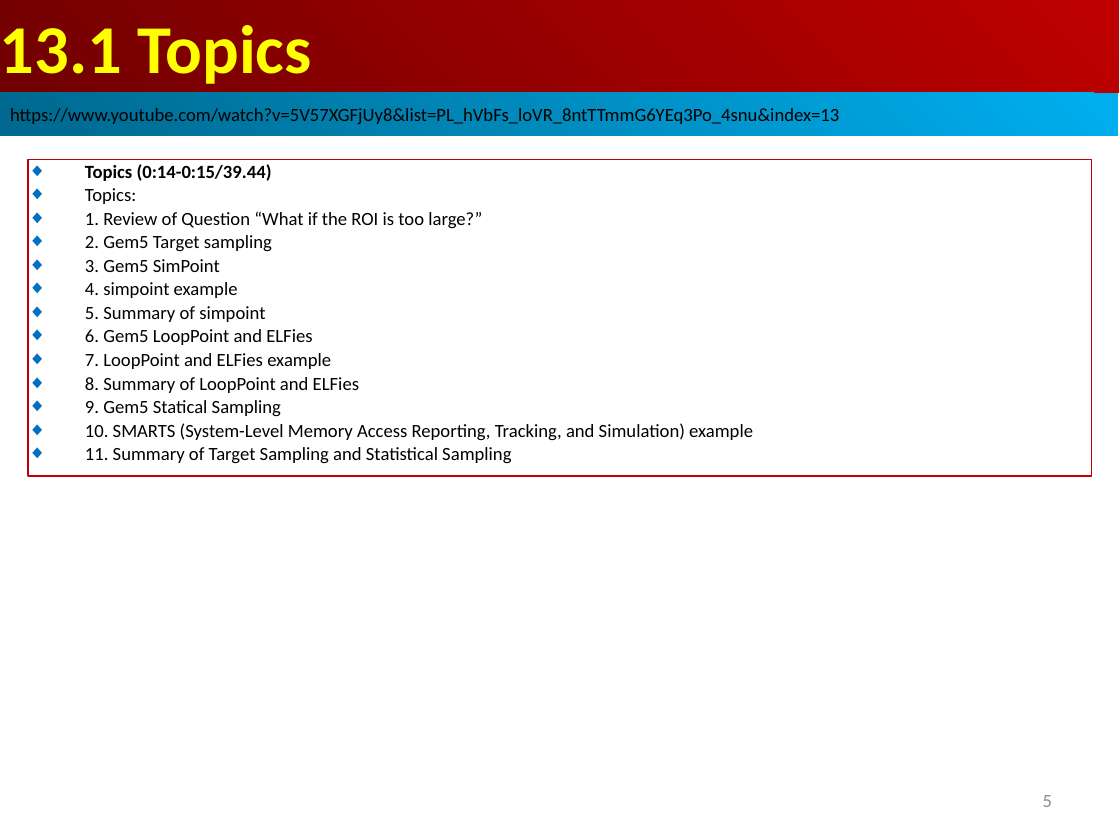
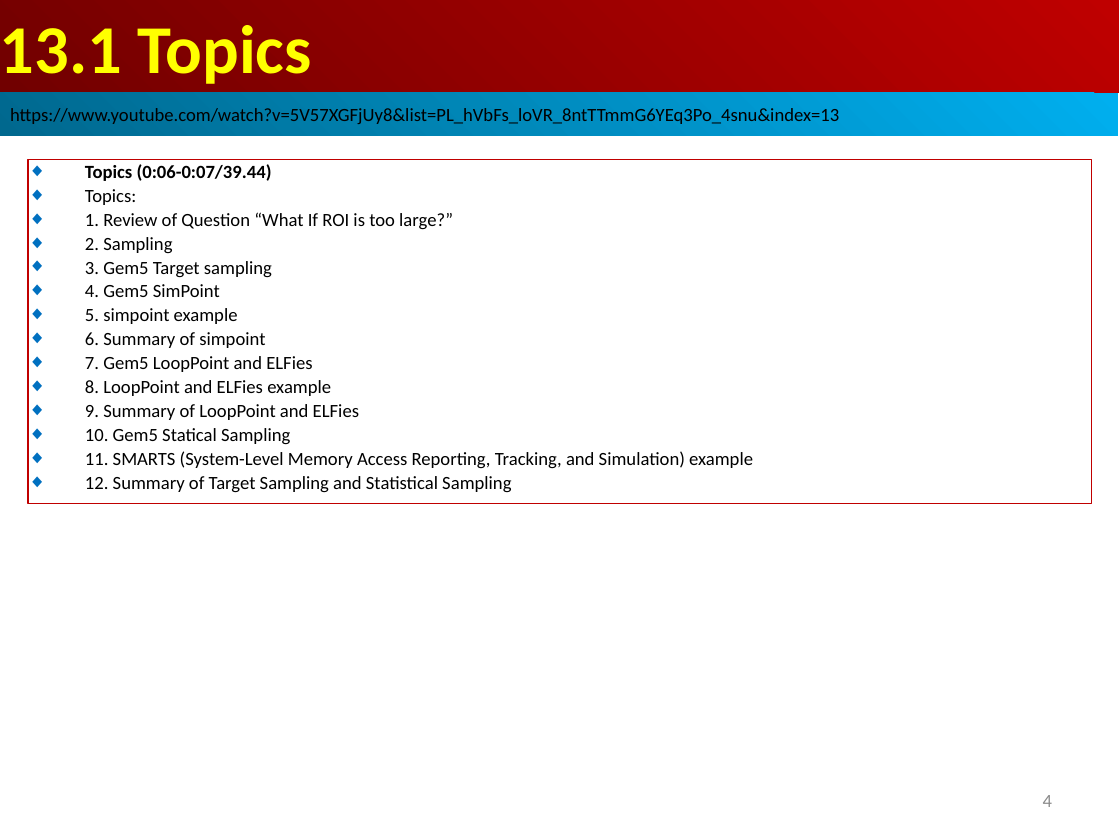
Before and after one commit to peterhchen/AIU_CS850_Gem5_McPAT, a slide deck: slide 4 of 050_Gem5/013.SampleSim/000_Video/013.SampleSim.ppt (slide 5 before the commit). Drawn at 1120x840 pixels with LibreOffice and Linux fonts; fonts in the diff are those of the drawing. Boxes give left, top, right and bottom in pixels: in the first picture for what was removed or moved away, otherwise in the second. Text is boxed around its words. In the diff, an @@ line names an element or a change of style, - is before the commit and + after.

```diff
--- a/050_Gem5/013.SampleSim/000_Video/013.SampleSim.ppt
+++ b/050_Gem5/013.SampleSim/000_Video/013.SampleSim.ppt
@@ rectangle "Topics (0:06-0:07/39.44)": place and size @@
-rectangle "Topics (0:06-0:07/39.44)" at box(28, 159, 1092, 476)
+rectangle "Topics (0:06-0:07/39.44)" at box(28, 159, 1092, 504)
@@ text in rectangle at box(85, 164, 272, 181): text changed @@
-◆ Topics (0:14-0:15/39.44)
+◆ Topics (0:06-0:07/39.44)
@@ text in rectangle at box(85, 212, 753, 493): text changed @@
-◆ 1. Review of Question “What if the ROI is too large?”
-◆ 2. Gem5 Target sampling
-◆ 3. Gem5 SimPoint
-◆ 4. simpoint example
-◆ 5. Summary of simpoint
-◆ 6. Gem5 LoopPoint and ELFies
-◆ 7. LoopPoint and ELFies example
-◆ 8. Summary of LoopPoint and ELFies
-◆ 9. Gem5 Statical Sampling
-◆ 10. SMARTS (System-Level Memory Access Reporting, Tracking, and Simulation) example
-◆ 11. Summary of Target Sampling and Statistical Sampling
+◆ 1. Review of Question “What If ROI is too large?”
+◆ 2. Sampling
+◆ 3. Gem5 Target sampling
+◆ 4. Gem5 SimPoint
+◆ 5. simpoint example
+◆ 6. Summary of simpoint
+◆ 7. Gem5 LoopPoint and ELFies
+◆ 8. LoopPoint and ELFies example
+◆ 9. Summary of LoopPoint and ELFies
+◆ 10. Gem5 Statical Sampling
+◆ 11. SMARTS (System-Level Memory Access Reporting, Tracking, and Simulation) example
+◆ 12. Summary of Target Sampling and Statistical Sampling
@@ page number at box(1043, 795, 1052, 807): text changed @@
-5
+4
```
Also in this commit, not shown: 2 other slides changed, 4 slides added.
